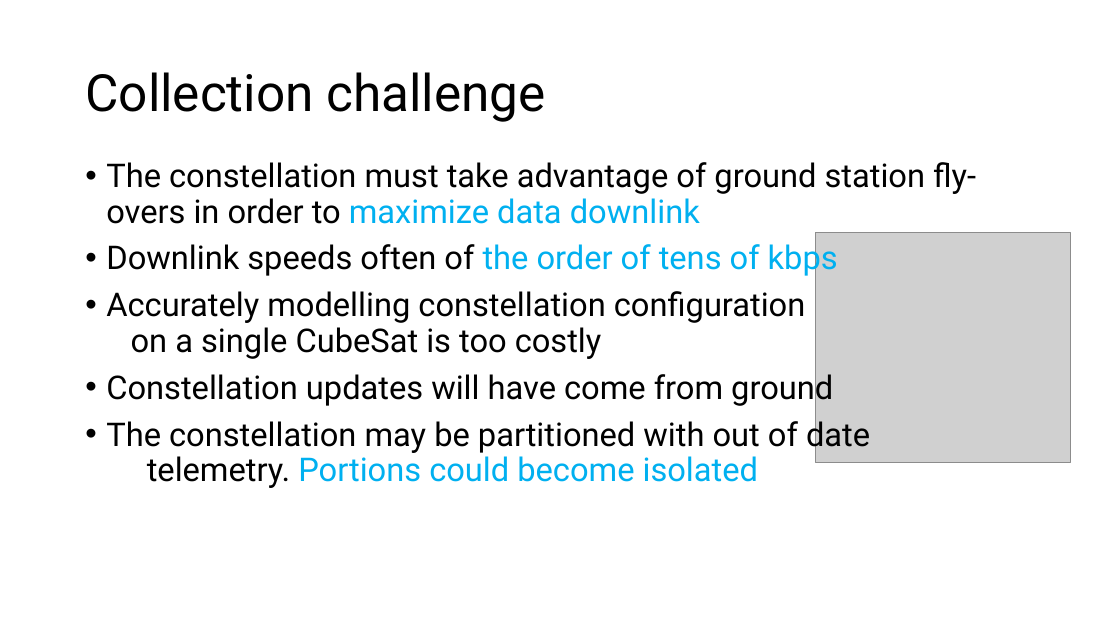
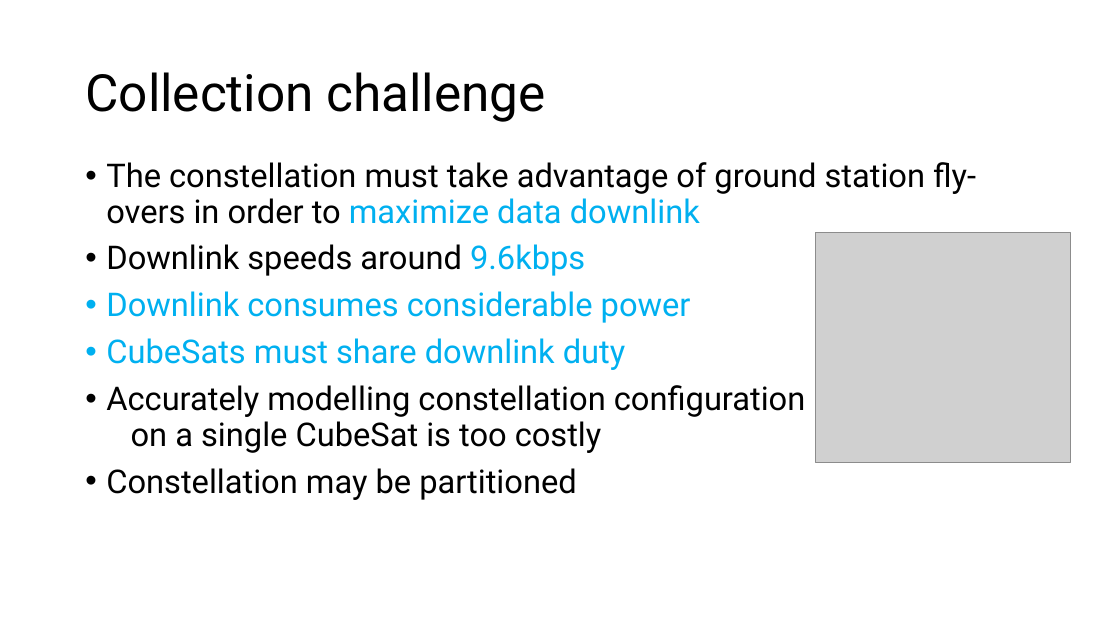
Before and after one commit to StarStuffSteve/masters-research-project, a slide deck: slide 7 of Proposal/Revised Research Proposal - Draft.pptx (slide 6 before the commit). Drawn at 1120x630 pixels with LibreOffice and Linux fonts; fonts in the diff are those of the drawing; grey boxes stand for pictures; background and template pictures are left out. Boxes give left, top, right and bottom in pixels: in the first picture for what was removed or moved away, otherwise in the second. Text is boxed around its words. In the diff, an @@ line names an element or a change of style, - is before the commit and + after.

```diff
--- a/Proposal/Revised Research Proposal - Draft.pptx
+++ b/Proposal/Revised Research Proposal - Draft.pptx
@@ text at (106, 244, 691, 370): text changed; text colour #000000 to #00B0F0 @@
-• Downlink speeds often of the order of tens of kbps
+• Downlink speeds around 9.6kbps
+• Downlink consumes considerable power
+• CubeSats must share downlink duty
@@ text at (106, 468, 576, 500): text changed @@
-• Constellation updates will have come from ground
-• The constellation may be partitioned with out of date telemetry. Portions could become isolated
+• Constellation may be partitioned
```
Also in this commit, not shown: 4 other slides changed, 2 slides added, 1 slide removed.
